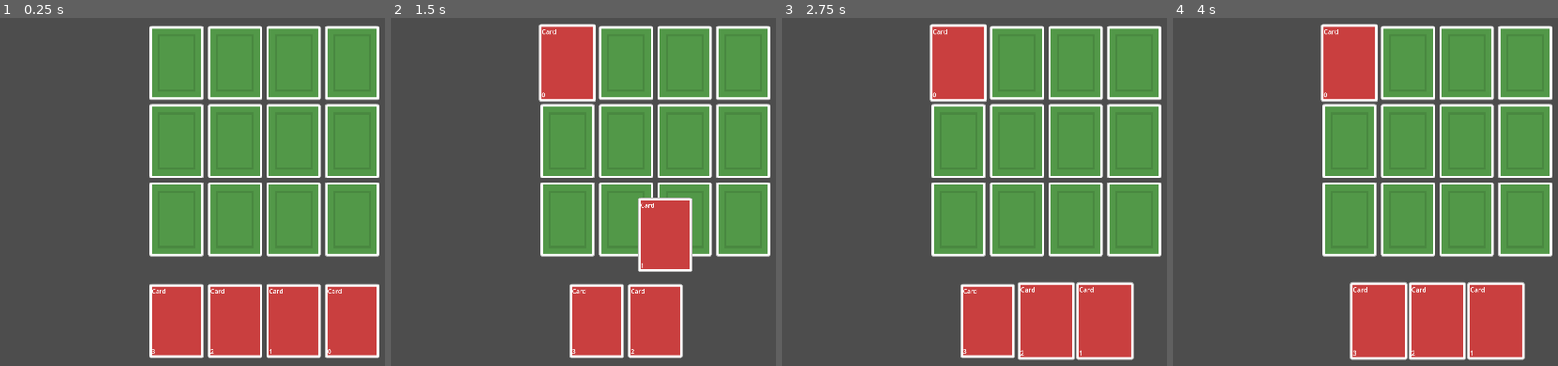
Above: before the commit, frames 1-4 (left to right).
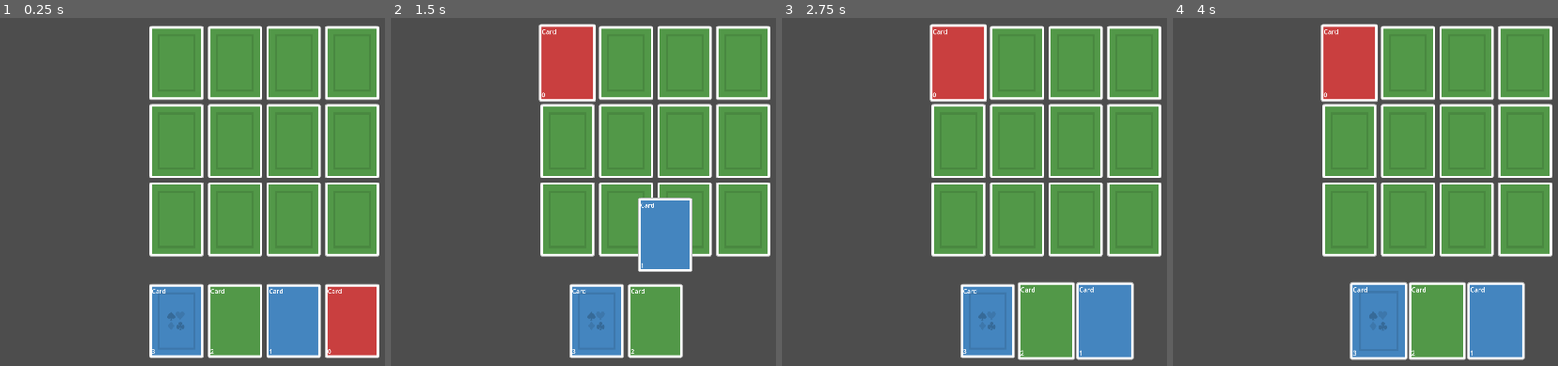
Above: after the commit, the same moments.

Repository: UncleReed/GodotDeckBuilder
Game: Godot game, scene res://Scenes/TestScene.tscn
Two runs of this game, one before a commit and one after it. Both use one fixed random seed, a clock stepped at 60 frames per second and the inputs below.
Inputs (mouse positions are in pixels of both pictures, inside the frame that each line leads up to):
- Up to frame 1 (0.25 s): no input
- Up to frame 2 (1.5 s): tap Enter at 0.5 s; drag from (741, 320) to (568, 63) at 0.52 s; drag from (714, 320) to (568, 63) at 1.27 s
- Up to frame 3 (2.75 s): move the mouse to (1047, 320) at 2.02 s; click (1047, 320) at 2.17 s
- Up to frame 4 (4 s): tap Space at 2.75 s; drag from (1377, 320) to (1350, 63) at 2.77 s; move the mouse to (outside the picture) at 3.52 s; click (outside the picture) at 3.67 s

The runs differ from the first frame. In frame 1, 7.7% of the frame differs, in the area x 39-83%, y 77-98%; in frame 2, 7.6%; in frame 3, 8.2%; in frame 4, 8.5%, in the area x 46-91%, y 76-98%.

Commit message:
[001] Load card sprite via key

Diff:
--- a/Data/Card_Types.tres
+++ b/Data/Card_Types.tres
@@ -1,16 +1,9 @@
-[gd_resource type="Resource" load_steps=6 format=3 uid="uid://b0o2efyahgw37"]
+[gd_resource type="Resource" load_steps=2 format=3 uid="uid://b0o2efyahgw37"]
 
-[ext_resource type="Texture2D" uid="uid://bn17tlpfr27yp" path="res://Images/Cards/Test/fire_BG.png" id="1_8r42y"]
-[ext_resource type="Texture2D" uid="uid://cduda41040rgx" path="res://Images/Cards/Test/water_BG.png" id="2_ayell"]
-[ext_resource type="Texture2D" uid="uid://dpd3bkcak37rh" path="res://Images/Cards/Test/air_BG.png" id="3_cbqot"]
-[ext_resource type="Script" path="res://Data/card_types.gd" id="4_2w2v3"]
-[ext_resource type="Texture2D" uid="uid://dkmjriwugnbbq" path="res://Images/Cards/Test/earth_BG.png" id="4_7yjf5"]
+[ext_resource type="Script" path="res://Data/card_types.gd" id="2_cj8dt"]
 
 [resource]
-script = ExtResource("4_2w2v3")
-card_data = {
-"Air": ExtResource("3_cbqot"),
-"Earth": ExtResource("4_7yjf5"),
-"Fire": ExtResource("1_8r42y"),
-"Water": ExtResource("2_ayell")
+script = ExtResource("2_cj8dt")
+card_types = {
+"Fire": "test"
 }
--- a/Data/card_types.gd
+++ b/Data/card_types.gd
@@ -1,2 +1,2 @@
 extends Resource
-@export var card_data: Dictionary = {}
+@export var card_types: Dictionary = {}
--- a/Scenes/hand.tscn
+++ b/Scenes/hand.tscn
@@ -1,6 +1,8 @@
-[gd_scene load_steps=2 format=3 uid="uid://c5n2ushcehsv4"]
+[gd_scene load_steps=3 format=3 uid="uid://c5n2ushcehsv4"]
 
 [ext_resource type="Script" path="res://Scripts/hand.gd" id="1_ktasl"]
+[ext_resource type="Resource" uid="uid://b0o2efyahgw37" path="res://Data/card_types.tres" id="2_47ann"]
 
 [node name="Hand" type="Node2D"]
 script = ExtResource("1_ktasl")
+card_types = ExtResource("2_47ann")
--- a/Scenes/hand_deck.tscn
+++ b/Scenes/hand_deck.tscn
@@ -27,16 +27,4 @@
 [node name="CardManager" type="Node2D" parent="CanvasLayer"]
 script = ExtResource("2_ceolk")
 
-[node name="Card" parent="CanvasLayer/CardManager"]
-_import_path = NodePath("")
-unique_name_in_owner = false
-process_mode = 0
-process_priority = 0
-process_physics_priority = 0
-process_thread_group = 0
-physics_interpolation_mode = 0
-auto_translate_mode = 0
-editor_description = ""
-script = null
-
 [connection signal="pressed" from="CanvasLayer/Button" to="." method="_on_button_pressed"]
--- a/Scripts/hand.gd
+++ b/Scripts/hand.gd
@@ -5,18 +5,26 @@
 const HAND_POS_Y = 900
 var player_hand = []
 var center_screen_x
+@export var card_types: Resource
 
 
+var card_dic = { "fire": "res://Images/Cards/Test/fire_BG.png",
+		"water": "res://Images/Cards/Test/water_BG.png",
+		"earth": "res://Images/Cards/Test/earth_BG.png",
+		"air": "res://Images/Cards/Test/air_BG.png"
+}
 
 # Called when the node enters the scene tree for the first time.
 func _ready() -> void:
 	center_screen_x = get_viewport().size.x/2
 	var card_scene = preload(CARD_SCENE_PATH)
 	for i in range(HAND_COUNT):
+		var path_to_card_BG: String = card_dic.values()[i]
 		var new_card = card_scene.instantiate()
 		$"../CardManager".add_child(new_card)
 		new_card.name = "Card"
-		new_card.set_values(i, "Card", preload("res://Images/Cards/Test/fire_BG.png"))
+		new_card.set_values(i, "Card", load(path_to_card_BG)) #тут нужно разобраться чтобы загружать из внешней библиотеки
+
 		add_card_to_hand(new_card)
 
 func add_card_to_hand(card):
